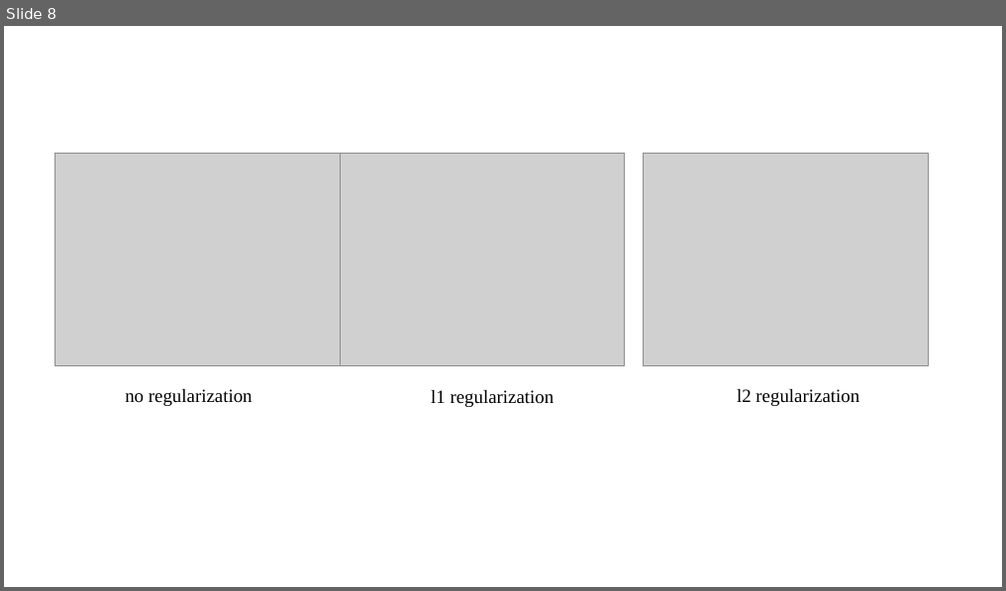
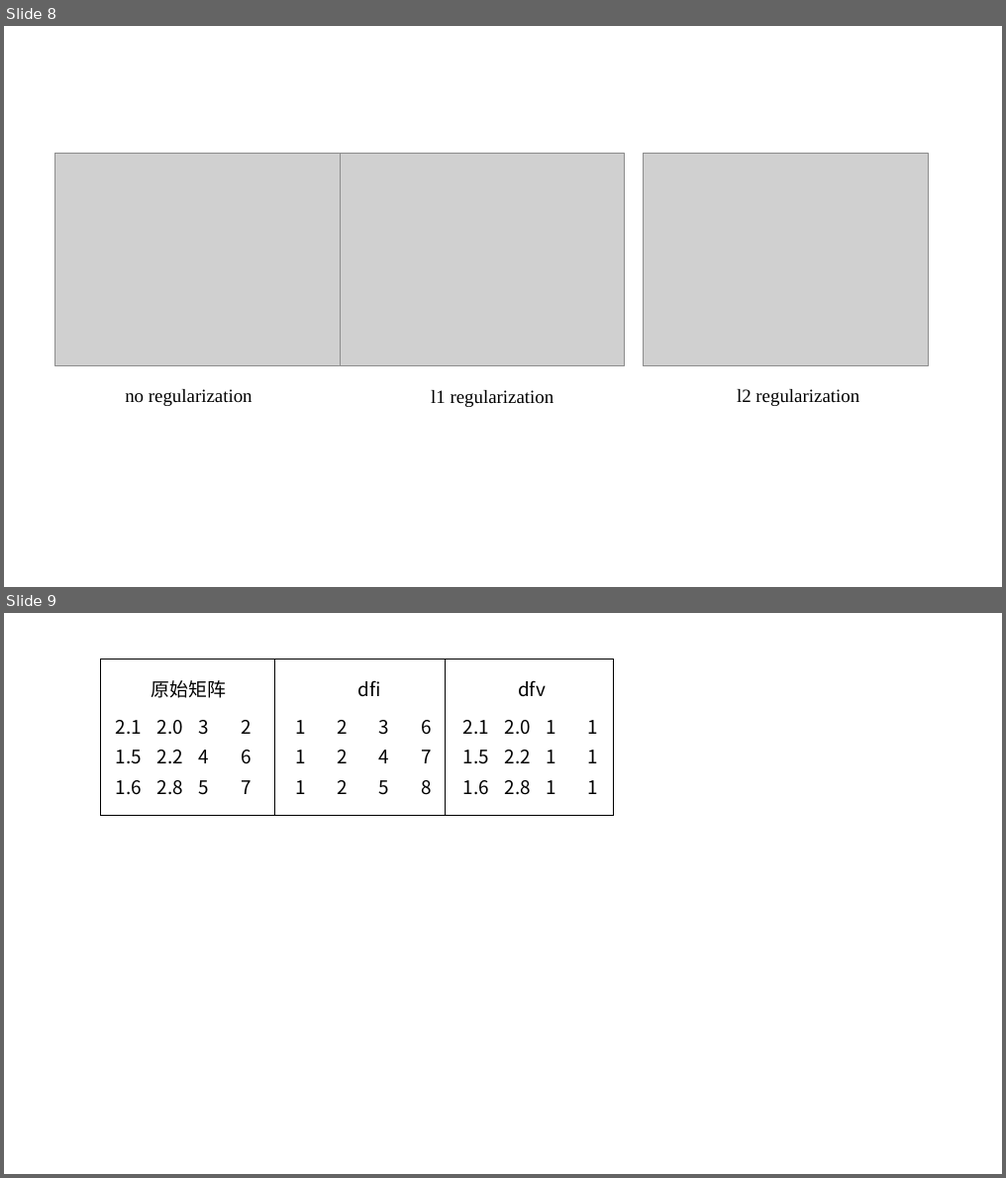
Before and after one commit to gmlyytt-YANG/img-repo, a slide deck: pictures.pptx. Shown one above the other, each under a label of ours: slide 8 before the commit, slides 8 and 9 after it. The pictures are 1006x591 and 1006x1178 pixels, drawn with LibreOffice and Linux fonts; fonts in the diff are those of the drawing; grey boxes stand for pictures. Boxes give left, top, right and bottom in pixels: in the first picture for what was removed or moved away, otherwise in the second. Text is boxed around its words. In the diff, an @@ line names an element or a change of style, - is before the commit and + after.

```diff
--- a/pictures.pptx
+++ b/pictures.pptx
@@ slide 9 added at [4,613,1002,1174], background #FFFFFF @@
@@ group added at [101,659,614,816]: 39 texts, 2 lines, 1 rectangle @@
+2.1
+2.0
+3
+2
+1.5
+2.2
+4
+6
+1.6
+2.8
+5
+7
+原始矩阵
+1
+2
+3
+6
+1
+2
+4
+7
+1
+2
+5
+8
+dfi
+2.1
+2.0
+1
+1
+1.5
+2.2
+1
+1
+1.6
+2.8
+1
+1
+dfv
```
Also in this commit, not shown: 1 other file.
